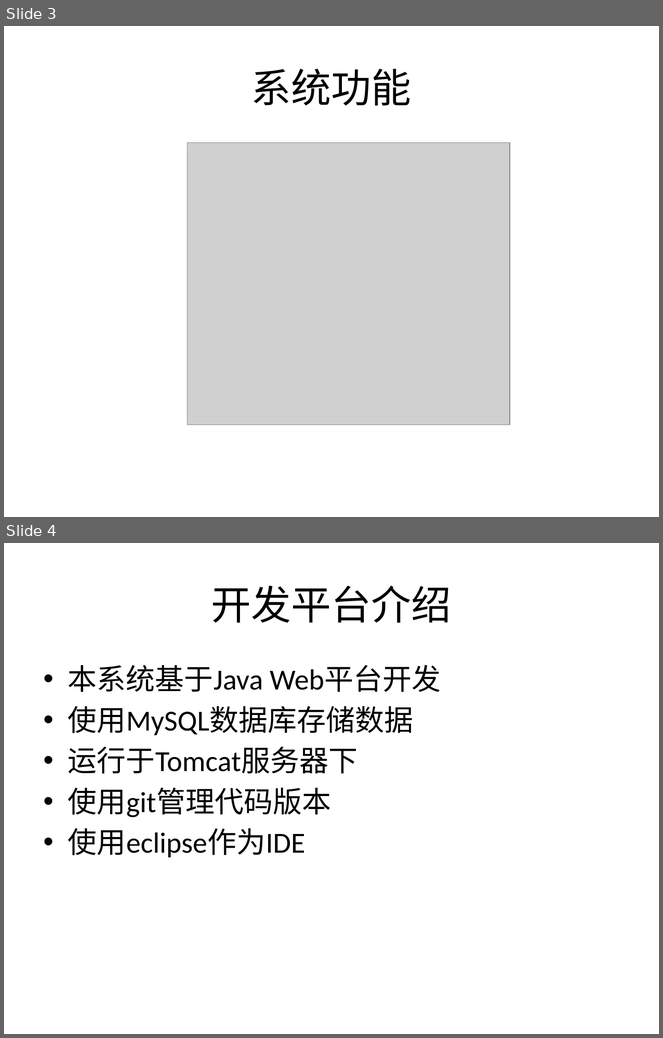
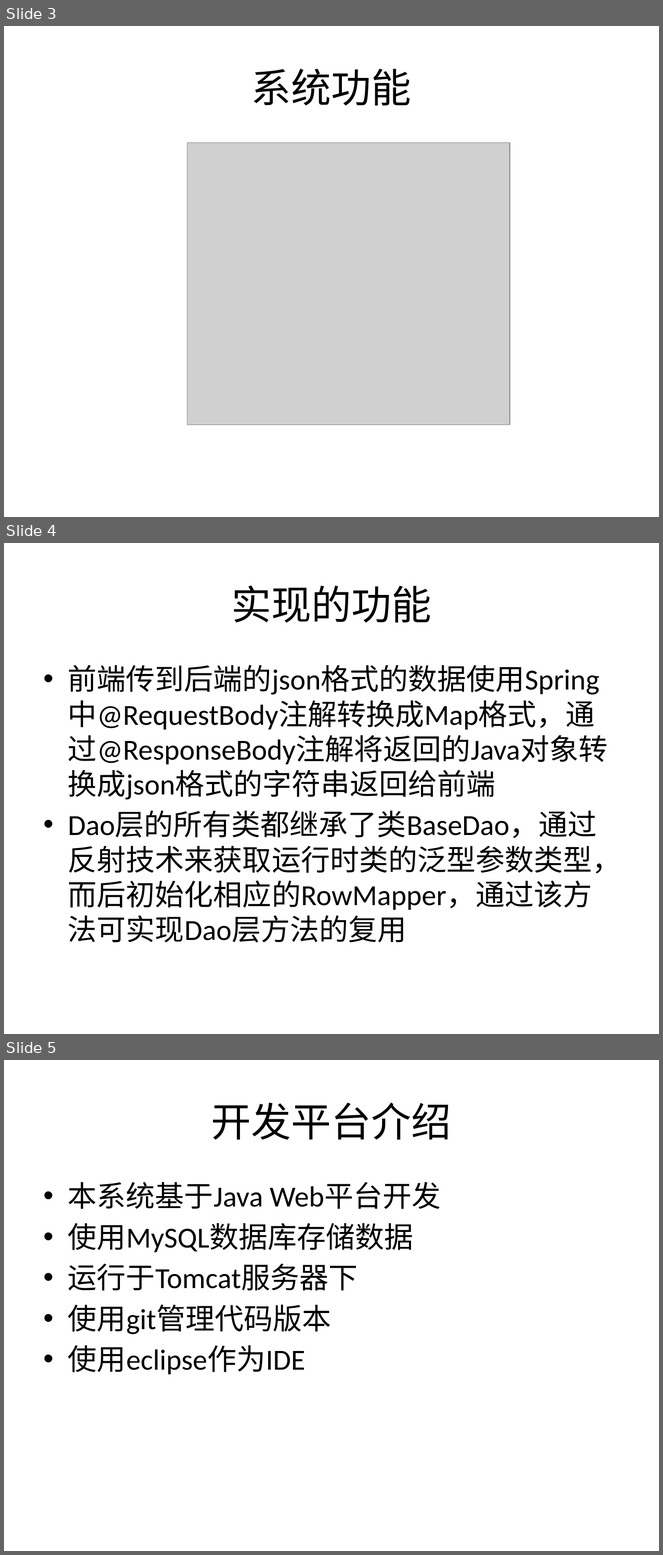
Before and after one commit to haixunmeng/GraduationDesign, a slide deck: 12241078兰登科_毕业论文答辩PPT.pptx. Shown one above the other, each under a label of ours: slides 3 and 4 before the commit, slides 3, 4 and 5 after it. The pictures are 663x1038 and 663x1555 pixels, drawn with LibreOffice and Linux fonts; fonts in the diff are those of the drawing; grey boxes stand for pictures. Boxes give left, top, right and bottom in pixels: in the first picture for what was removed or moved away, otherwise in the second. Text is boxed around its words. In the diff, an @@ line names an element or a change of style, - is before the commit and + after.

```diff
--- a/12241078兰登科_毕业论文答辩PPT.pptx
+++ b/12241078兰登科_毕业论文答辩PPT.pptx
@@ slide 4 added at [4, 543, 659, 1034], background #FFFFFF @@
@@ title added at [231, 586, 431, 623], 44 pt, text #000000 @@
+实现的功能
@@ text added at [68, 665, 621, 943], 32 pt, text #000000 @@
+• 前端传到后端的json格式的数据使用Spring中@RequestBody注解转换成Map格式，通过@ResponseBody注解将返回的Java对象转换成json格式的字符串返回给前端
+• Dao层的所有类都继承了类BaseDao，通过反射技术来获取运行时类的泛型参数类型，而后初始化相应的RowMapper，通过该方法可实现Dao层方法的复用
@@ what was slide 4 is now slide 5 @@
```
Also in this commit, not shown: 1 slide changed, 5 other files.
